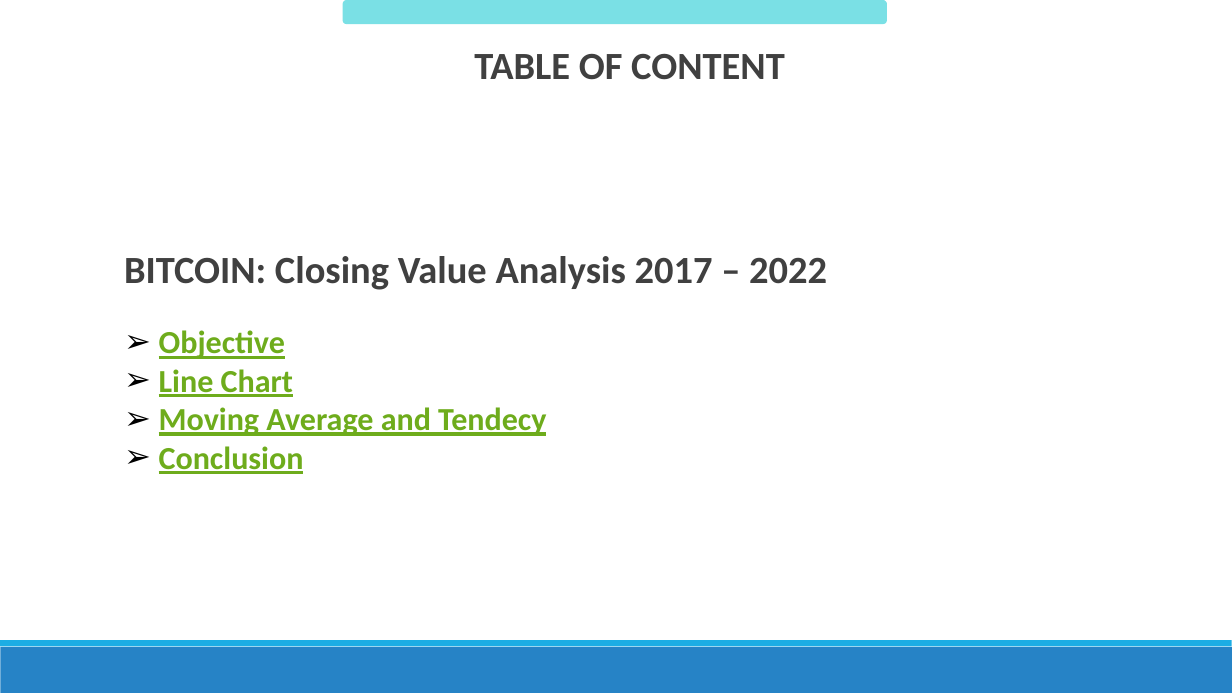
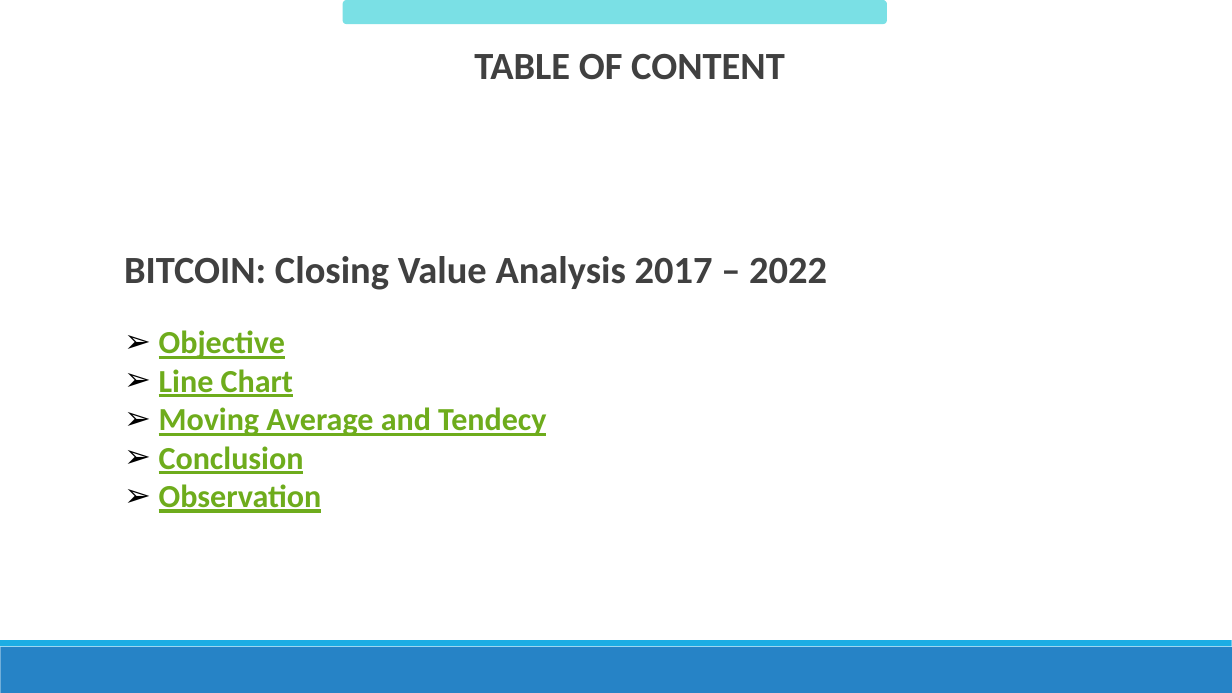
Before and after one commit to RiquelmoFerreira/BitcoinProject, a slide deck: slide 10 of Apresentacao-Presentation.pptx (slide 9 before the commit). Drawn at 1232x693 pixels with LibreOffice and Linux fonts; fonts in the diff are those of the drawing. Boxes give left, top, right and bottom in pixels: in the first picture for what was removed or moved away, otherwise in the second. Text is boxed around its words. In the diff, an @@ line names an element or a change of style, - is before the commit and + after.

```diff
--- a/Apresentacao-Presentation.pptx
+++ b/Apresentacao-Presentation.pptx
@@ text at <box>159,484,322,513</box>: paragraph added @@
+➢ Observation
```
Also in this commit, not shown: 1 other slide changed, 2 slides added.
